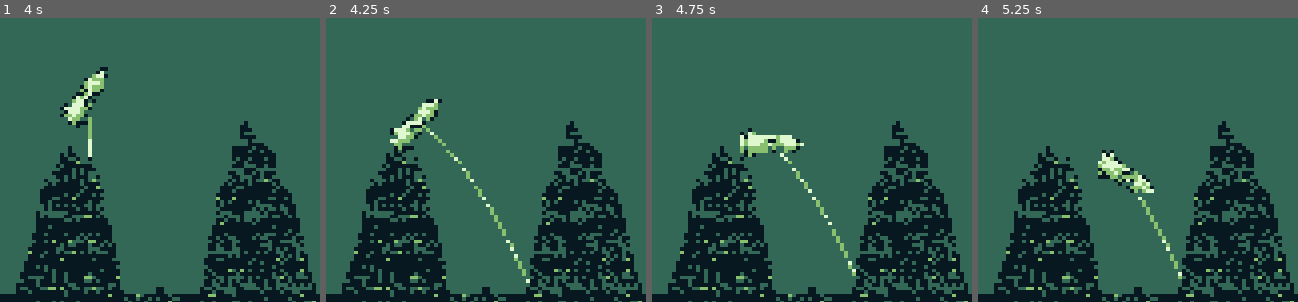
Above: before the commit, frames 1-4 (left to right).
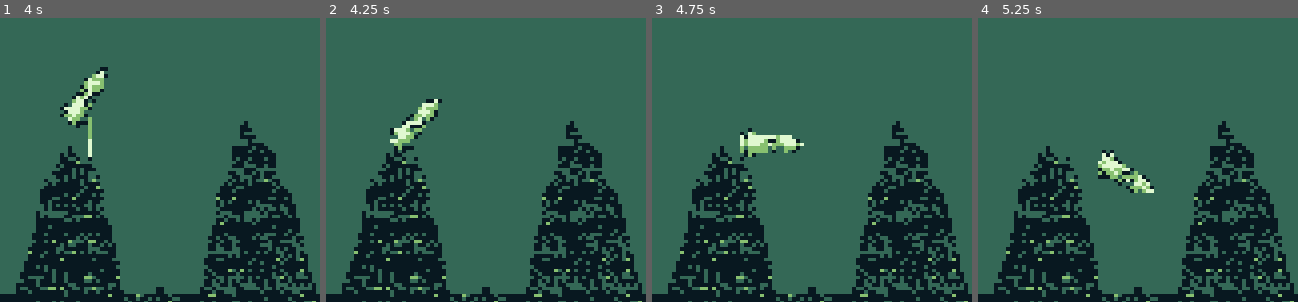
Above: after the commit, the same moments.

Repository: KMatiks/astrolad-landing
Game: Godot game, scene res://scenes/main.tscn
Same seed, same stepped clock (60 frames per second), same inputs: the game is played once before the commit and once after it.
Inputs:
- Up to frame 1 (4 s): hold Right (ui_right) 0.53-2.03 s; tap Up (ui_up) at 0.77, 1.52, 3.02, 3.77 s; hold Left (ui_left) 2.03-2.78 s; hold Right (ui_right) from 2.78 s (still down)
- Up to frame 2 (4.25 s): keep holding Right (ui_right)
- Up to frame 3 (4.75 s): release Right (ui_right) at 4.28 s; hold Left (ui_left) from 4.28 s (still down); tap Up (ui_up) at 4.52 s
- Up to frame 4 (5.25 s): release Left (ui_left) at 5.03 s; hold Right (ui_right) from 5.03 s (still down)
The pictures show only the part of the screen within x 0-50%, y 41-91%; the shares and areas given below are measured in that part.

Frame 1 is identical in both runs. In frame 2, 0.6% of the frame differs, in the area x 31-64%, y 38-94%; in frame 3, 0.5%; in frame 4, 0.3%.

Commit message:
Disable trajectory visuals on impact

Diff:
--- a/scenes/rocket.tscn
+++ b/scenes/rocket.tscn
@@ -30,3 +30,4 @@
 script = ExtResource("5_4gpbr")
 
 [connection signal="body_entered" from="." to="." method="_on_body_entered"]
+[connection signal="body_entered" from="." to="trajectory_line" method="_on_rocket_body_entered"]
--- a/scenes/trajectory.gd
+++ b/scenes/trajectory.gd
@@ -2,8 +2,9 @@
 
 @onready
 var rocket = get_parent();
+var can_update: bool = true;
 
-const MAX_POINTS = 5000
+const MAX_POINTS = 5000;
 
 # Called when the node enters the scene tree for the first time.
 func _ready():
@@ -16,14 +17,15 @@
 	var pos: Vector2;
 	var cur_vel: Vector2;
 
+	if not can_update:
+		return
+
 	cur_vel = Vector2.ZERO;
 
 	terrain = get_tree().get_nodes_in_group("terrain")[0]
 	gravity = ProjectSettings.get_setting("physics/2d/default_gravity") * rocket.gravity_scale
 	cur_vel = rocket.get_linear_velocity()
 	pos = rocket.global_position
-
-	clear_points();
 
 	for pt in range(MAX_POINTS):
 		add_point(to_local(pos));
@@ -39,5 +41,10 @@
 
 # Called every frame. 'delta' is the elapsed time since the previous frame.
 func _process(delta):
+	clear_points();
 	update_trajectory(delta);
 	show()
+
+
+func _on_rocket_body_entered(body):
+	can_update = false;
